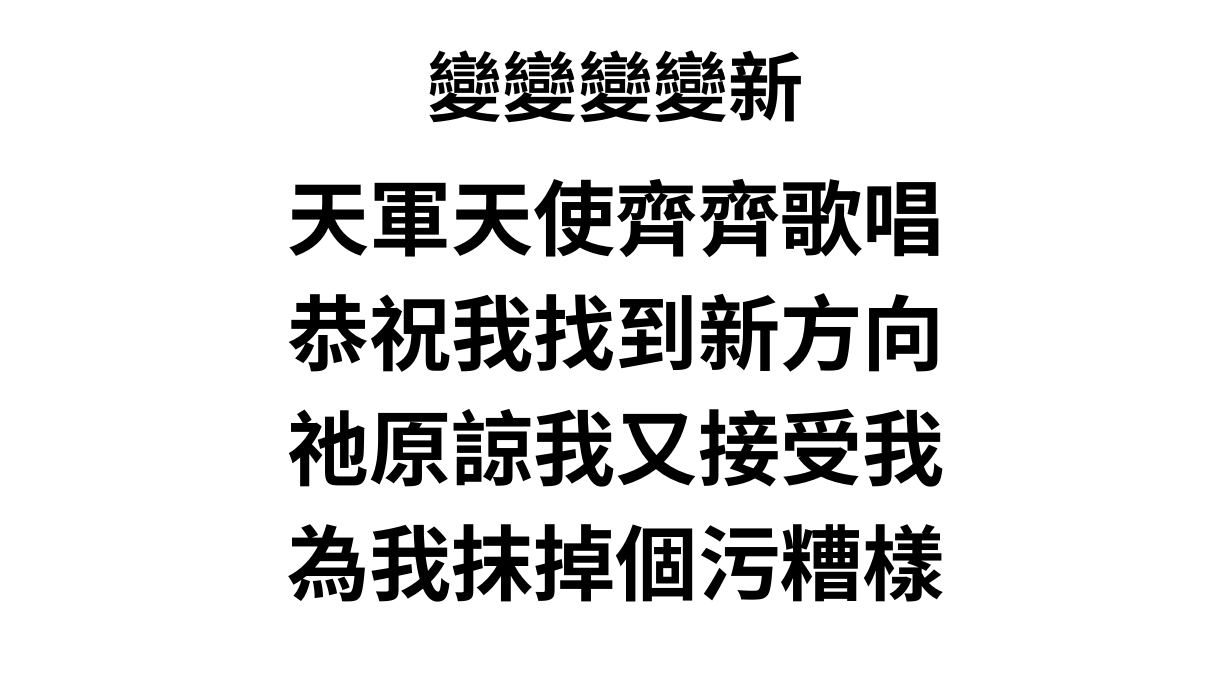
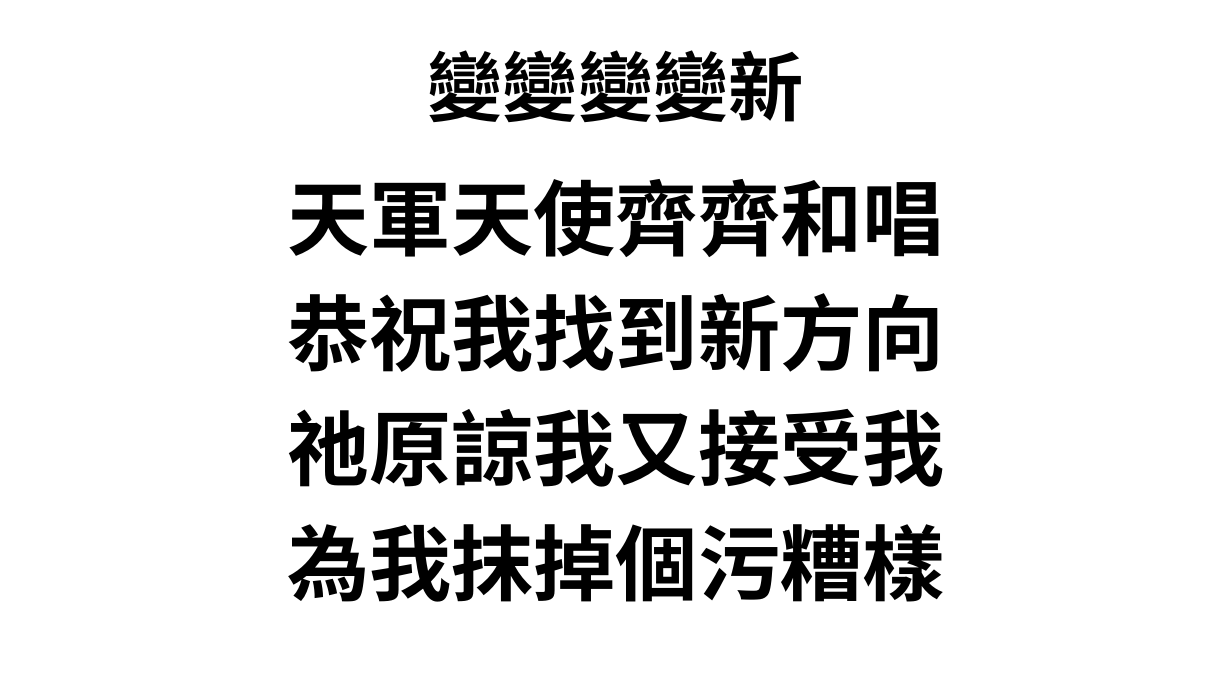
Before and after one commit to batisuoc/bible-school, a slide deck: slide 2 of 2022/9月_變變變變新.pptx. Drawn at 1232x693 pixels with LibreOffice and Linux fonts; fonts in the diff are those of the drawing; background and template pictures are left out. Boxes give left, top, right and bottom in pixels: in the first picture for what was removed or moved away, otherwise in the second. Text is boxed around its words. In the diff, an @@ line names an element or a change of style, - is before the commit and + after.

Commit message:
Update ppts

```diff
--- a/2022/9月_變變變變新.pptx
+++ b/2022/9月_變變變變新.pptx
@@ text at [287, 179, 944, 257]: text changed @@
-天軍天使齊齊歌唱
+天軍天使齊齊和唱
```
Also in this commit, not shown: 2 slides added, 3 other files.
